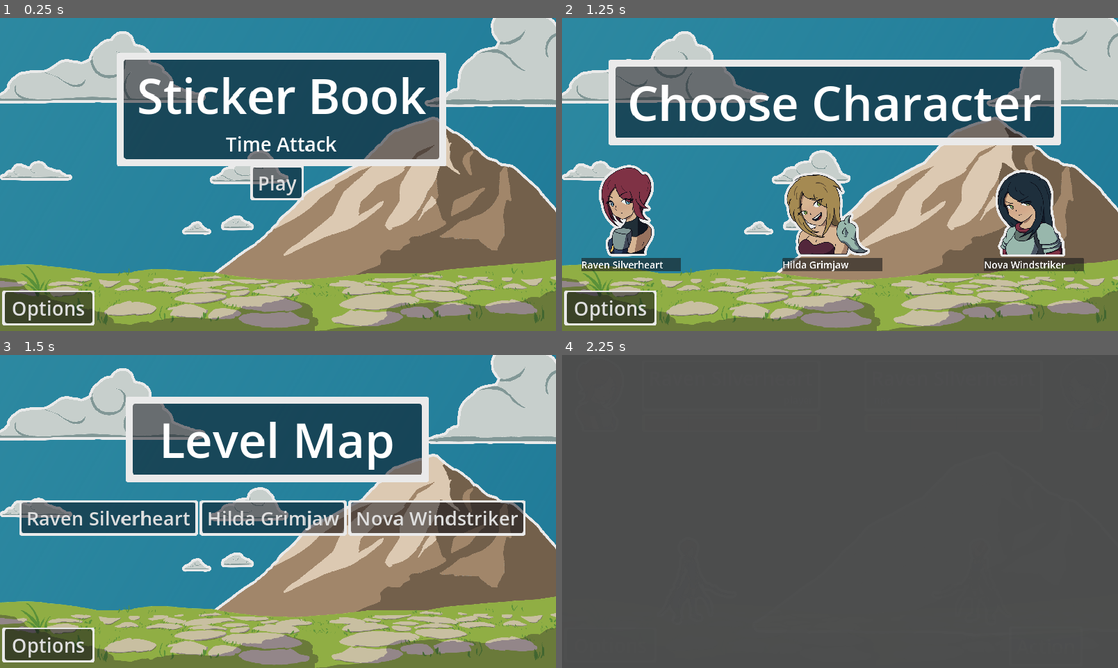
Above: before the commit, frames 1-4 (two rows, left to right).
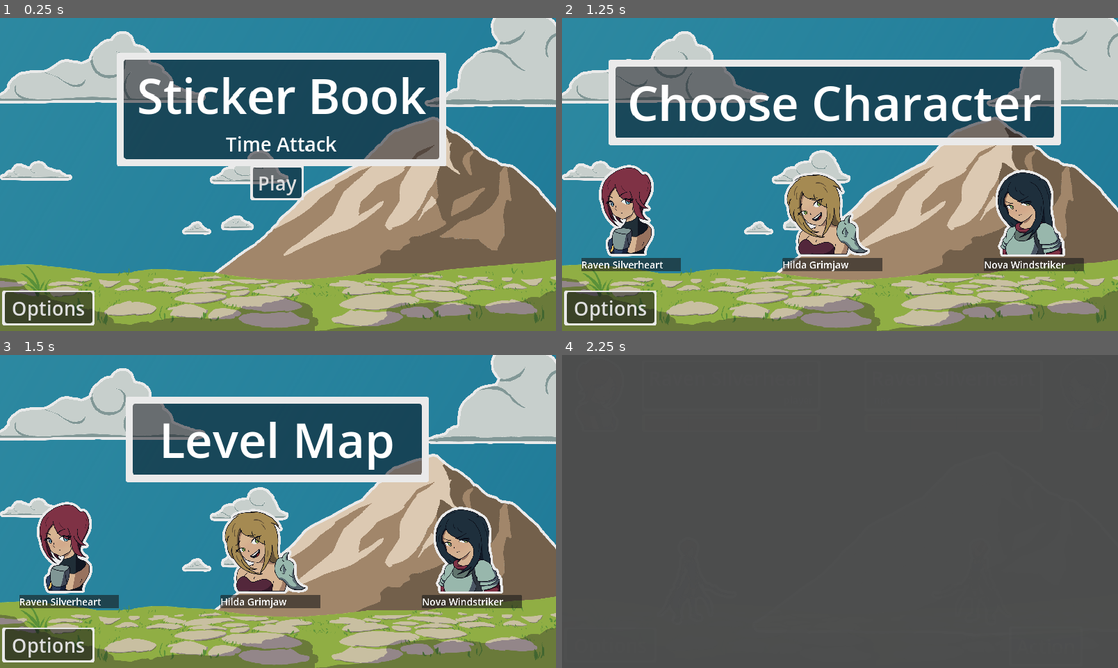
Above: after the commit, the same moments.

Repository: MajorZiploc/sticker_book_moments
Game: Godot game, scene res://scenes/title_scene.tscn
Same seed, same stepped clock (60 frames per second), same inputs: the game is played once before the commit and once after it.
Inputs (mouse positions are in pixels of both pictures, inside the frame that each line leads up to):
- Up to frame 1 (0.25 s): no input
- Up to frame 2 (1.25 s): click "Play" at 0.5 s
- Up to frame 3 (1.5 s): click (66, 545) at 1.27 s
- Up to frame 4 (2.25 s): click (673, 517) at 2 s, where only the run before the commit has a clickable "Raven Silverheart"

Frames 1-2 are identical in both runs. In frame 3, 18% of the frame differs, in the area x 3-95%, y 46-81%; in frame 4, nothing differs.

Commit message:
^lvl map

Diff:
--- a/scenes/level_map.gd
+++ b/scenes/level_map.gd
@@ -24,14 +24,30 @@
   SceneSwitcher.change_scene("res://scenes/battle_scene.tscn", {});
 
 func create_char_choices():
-  var box = BoxContainer.new();
+  var box = HBoxContainer.new();
+  var scale_scalar = 0.5
+  box.scale = Vector2(scale_scalar, scale_scalar);
   box.position = Vector2(40, 300);
+  box.custom_minimum_size = Vector2(5000 * scale_scalar, 0);
+  box.size_flags_horizontal = Control.SIZE_EXPAND_FILL;
   for key in CombatUnitData.entries.keys():
     var entry = CombatUnitData.entries[key];
-    var button = Button.new();
+    var entry_box = VBoxContainer.new();
+    var button = TextureButton.new();
+    var panel = PanelContainer.new();
+    var label = Label.new();
+    entry_box.size_flags_horizontal = Control.SIZE_EXPAND_FILL;
+    button.texture_normal = load(entry.bust_path);
     button.focus_entered.connect(func(): on_char_selected(key));
-    button.text = entry.name;
-    box.add_child(button);
+    label.text = entry.name;
+    label.theme_type_variation = &"HeaderMedium";
+    panel.add_child(label);
+    entry_box.add_child(button);
+    entry_box.add_child(panel);
+    box.add_child(entry_box);
+    var spacer = Control.new();
+    spacer.size_flags_horizontal = Control.SIZE_EXPAND_FILL;
+    box.add_child(spacer);
   ui.add_child(box);
 
 func _on_options_btn_button_up():
